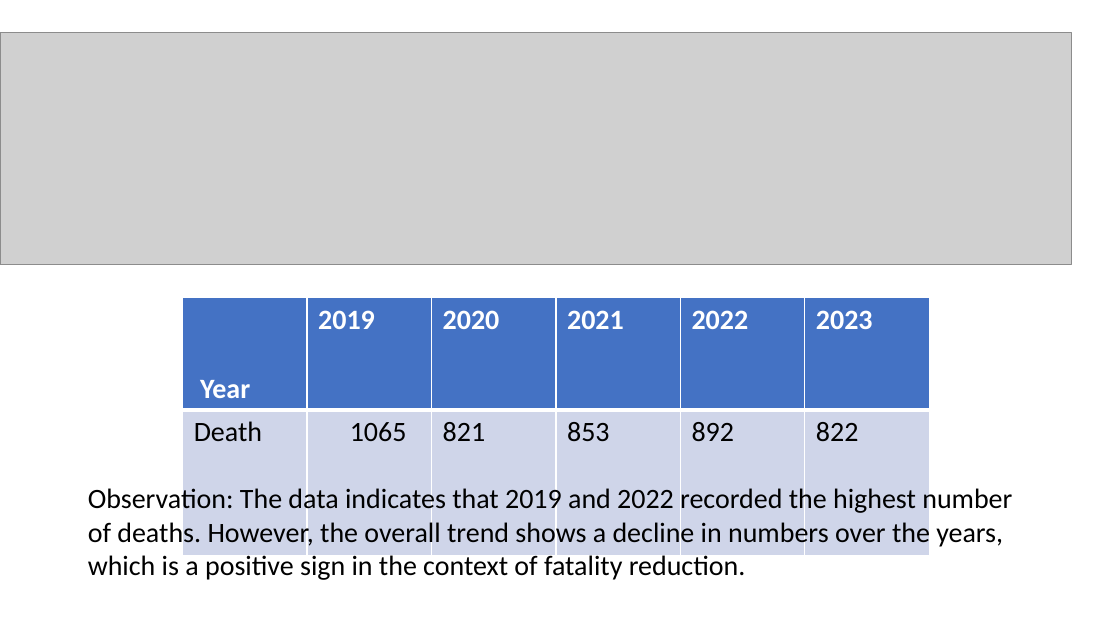
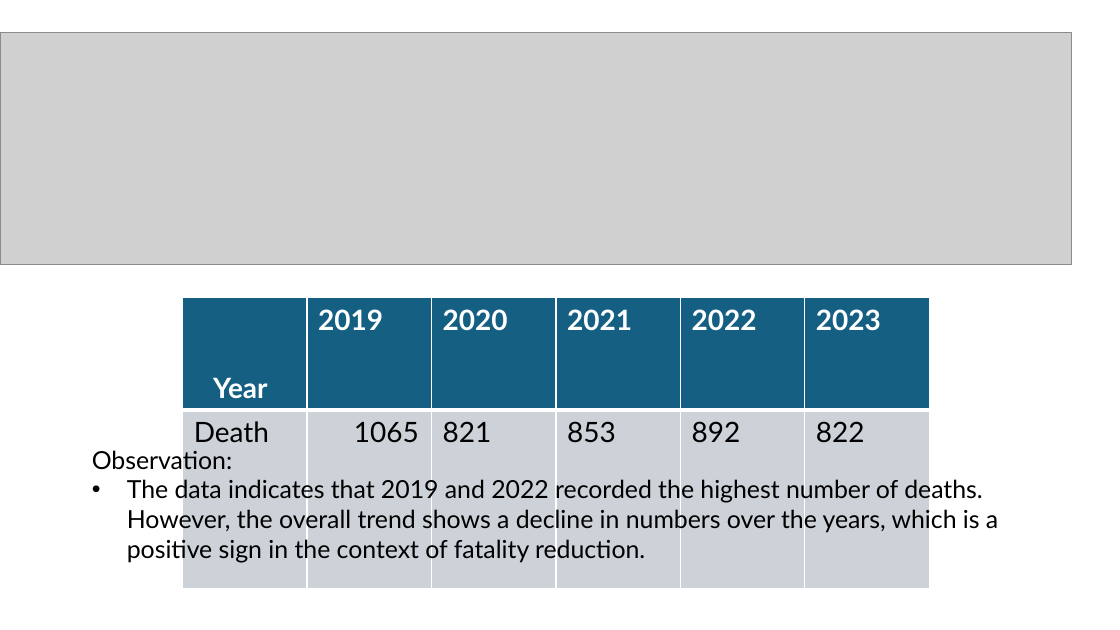
Before and after one commit to bhusalgokarna/Modular_Base_Coding, a slide deck: slide 6 of Traffic_Accident_Analysis_Belgium.pptx. Drawn at 1120x630 pixels with LibreOffice and Linux fonts; fonts in the diff are those of the drawing; grey boxes stand for pictures. Boxes give left, top, right and bottom in pixels: in the first picture for what was removed or moved away, otherwise in the second. Text is boxed around its words. In the diff, an @@ line names an element or a change of style, - is before the commit and + after.

```diff
--- a/Traffic_Accident_Analysis_Belgium.pptx
+++ b/Traffic_Accident_Analysis_Belgium.pptx
@@ table at bbox=[183, 298, 928, 447] @@
@@ fill #4472C4 to #156082 in row 1 @@
@@ fill #CFD5EA to #CCD2D8 in row 2 @@
@@ font Calibri to Lato @@
@@ text at bbox=[92, 448, 998, 563]: text changed; size 18 to 16 pt; font Calibri to Lato @@
-Observation: The data indicates that 2019 and 2022 recorded the highest number of deaths. However, the overall trend shows a decline in numbers over the years, which is a positive sign in the context of fatality reduction.
+Observation:
+• The data indicates that 2019 and 2022 recorded the highest number of deaths. However, the overall trend shows a decline in numbers over the years, which is a positive sign in the context of fatality reduction.
```
Also in this commit, not shown: 16 other slides changed, 6 slides added, 2 slides removed, 6 other files.
